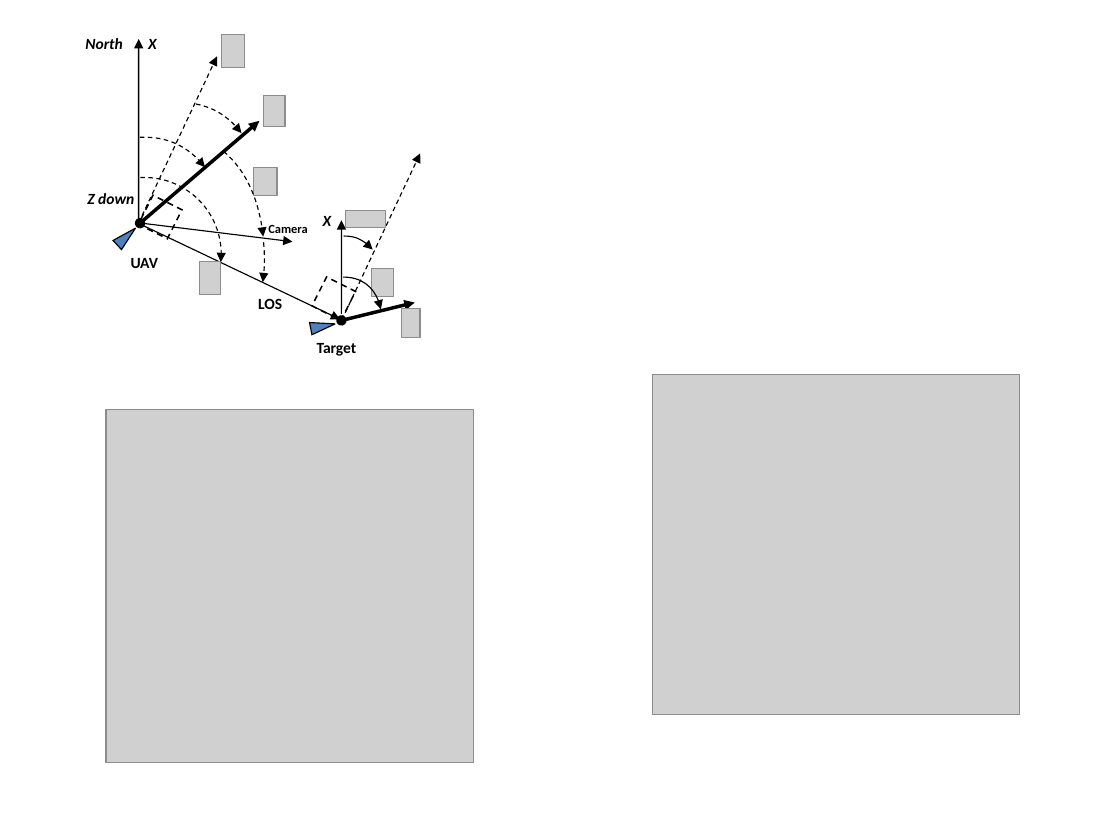
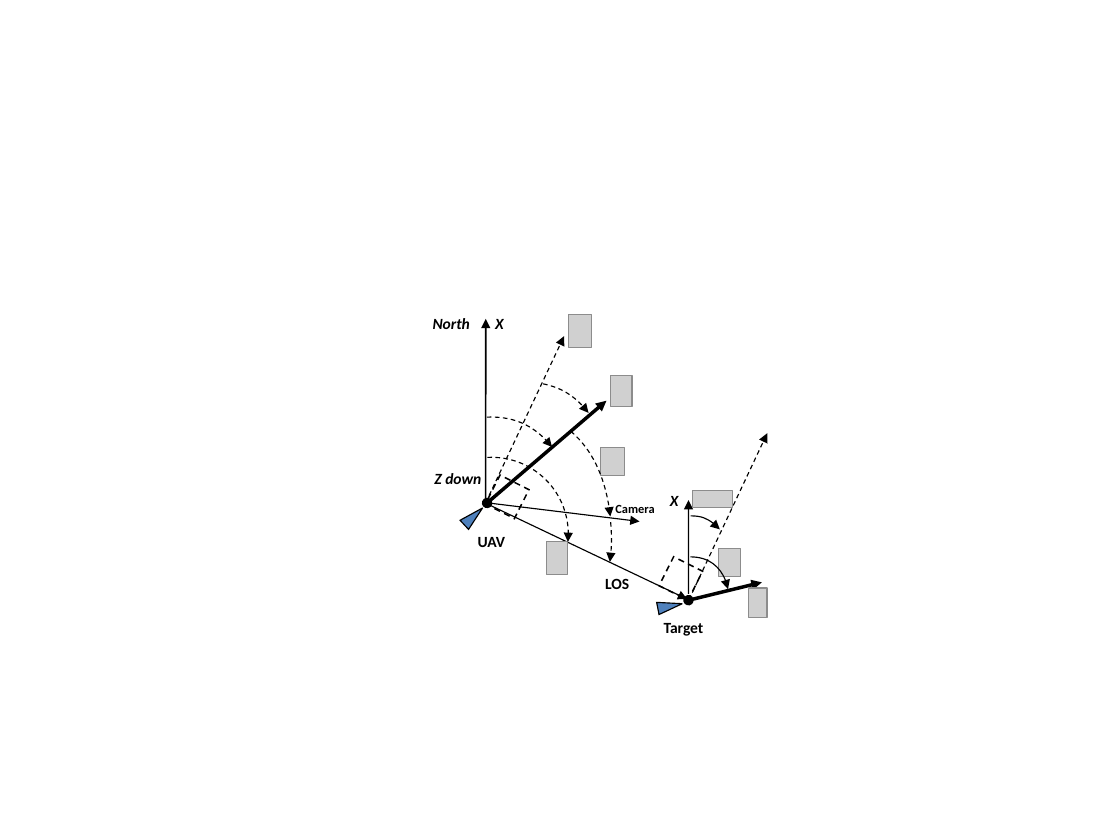
Before and after one commit to vldobr/IFAC2014, a slide deck: slide 1 of Figures/Kinematics.pptx. Drawn at 1120x840 pixels with LibreOffice and Linux fonts; fonts in the diff are those of the drawing; grey boxes stand for pictures; background and template pictures are left out. Boxes give left, top, right and bottom in pixels: in the first picture for what was removed or moved away, otherwise in the second. Text is boxed around its words. In the diff, an @@ line names an element or a change of style, - is before the commit and + after.

```diff
--- a/Figures/Kinematics.pptx
+++ b/Figures/Kinematics.pptx
@@ group removed at [199,35,420,337]: 7 pictures @@
@@ freeform shape: place and size @@
-freeform shape at [180,104,242,179]
+freeform shape at [528,384,589,459]
@@ picture removed at [653,375,1020,715] @@
@@ picture removed at [106,409,474,763] @@
@@ 7 texts, 6 arrows, 6 freeform shapes, 2 rectangles, 2 double arrows, 2 triangles: place and size @@
-7 texts, 6 arrows, 6 freeform shapes, 2 rectangles, 2 double arrows, 2 triangles at [85,38,420,356]
+7 texts, 6 arrows, 6 freeform shapes, 2 rectangles, 2 double arrows, 2 triangles at [433,318,767,636]
@@ text "X": place and size @@
-text "X" at [323,216,332,226]
+text "X" at [670,496,679,506]
@@ group added at [547,315,767,617]: 7 pictures @@
```
Also in this commit, not shown: 23 other files.
